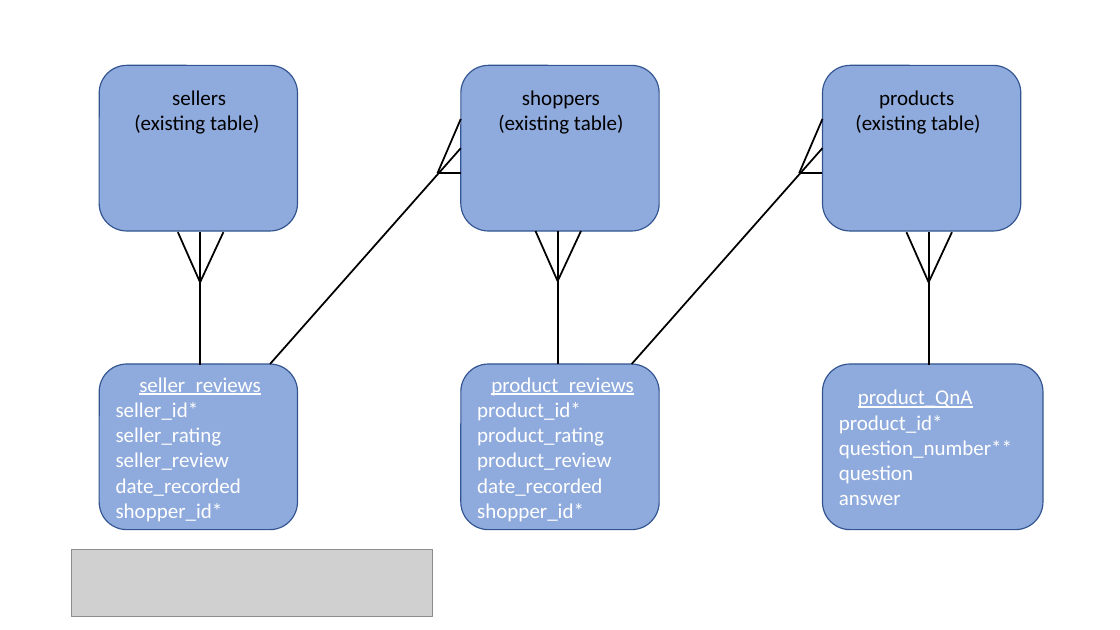
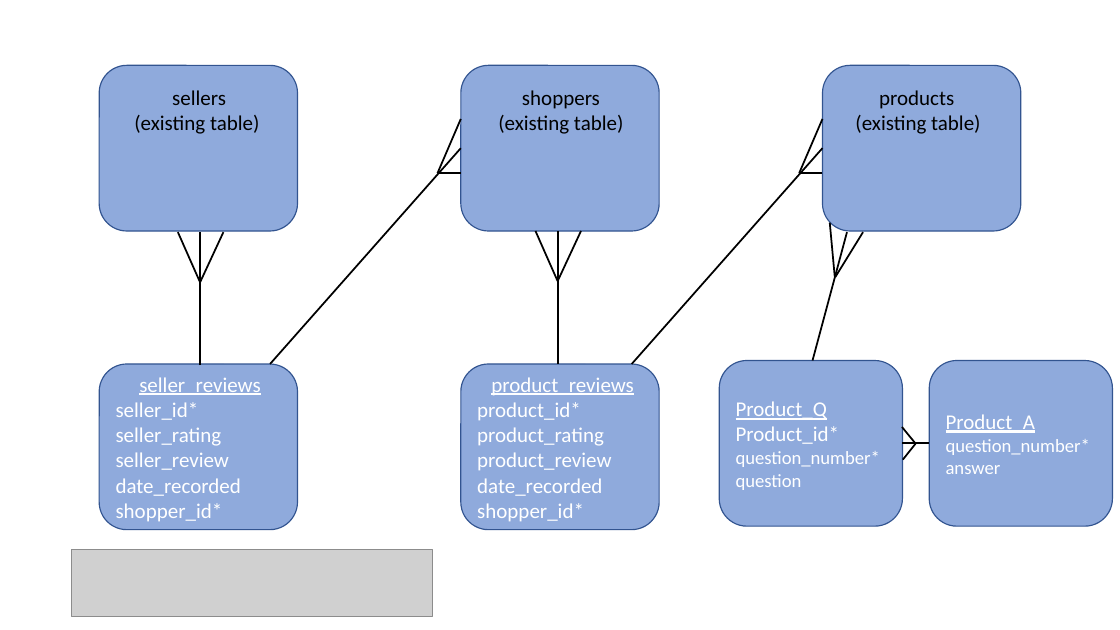
Before and after one commit to 4dunsj71/SWD406, a slide deck: slide 1 of assignment work/practical work/table design.pptx. Drawn at 1120x630 pixels with LibreOffice and Linux fonts; fonts in the diff are those of the drawing; grey boxes stand for pictures. Boxes give left, top, right and bottom in pixels: in the first picture for what was removed or moved away, otherwise in the second. Text is boxed around its words. In the diff, an @@ line names an element or a change of style, - is before the commit and + after.

```diff
--- a/assignment work/practical work/table design.pptx
+++ b/assignment work/practical work/table design.pptx
@@ line moved from (929, 365) - (929, 232) to (812, 360) - (847, 232) @@
@@ line moved from (929, 282) - (907, 232) to (835, 276) - (830, 223) @@
@@ line moved from (929, 282) - (952, 232) to (835, 277) - (863, 232) @@
@@ rounded rectangle "Product_Q" resized from (x1=823, y1=364, x2=1043, y2=529) to (x1=719, y1=360, x2=902, y2=526) @@
@@ rounded rectangle added at (x1=929, y1=360, x2=1112, y2=526), fill #8FAADC, outline #325491 1 pt, 16 pt, text #FFFFFF @@
+Product_A
+question_number*
+answer
@@ text in rounded rectangle at (x1=736, y1=401, x2=880, y2=467): text changed @@
-product_QnA
-product_id*
-question_number**
+Product_Q
+Product_id*
+question_number*
@@ line added from (902, 444) to (929, 444), #000000 1.5 pt @@
@@ line added from (916, 444) to (902, 427), #000000 1.5 pt @@
@@ line added from (903, 460) to (916, 444), #000000 1.5 pt @@
@@ text in rounded rectangle at (x1=736, y1=474, x2=802, y2=490): size 18 to 16 pt in "question" @@
@@ text in rounded rectangle at (x1=839, y1=495, x2=901, y2=505): paragraph removed @@
-answer
```
Also in this commit, not shown: 13 other files.
